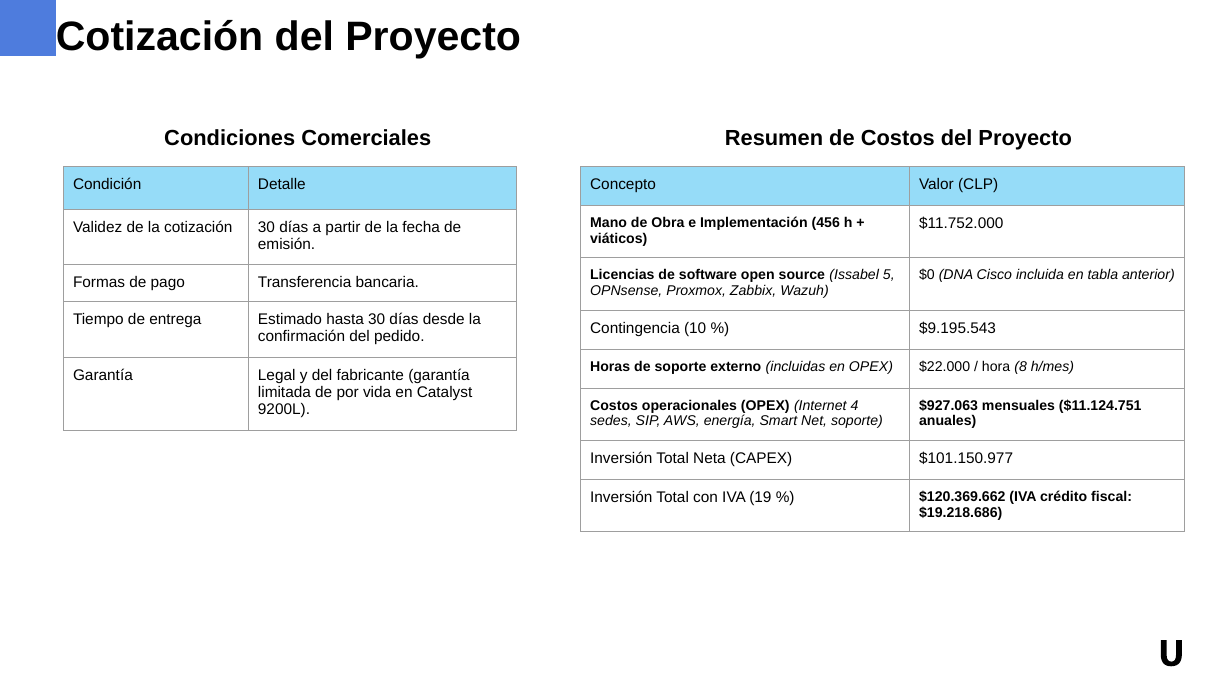
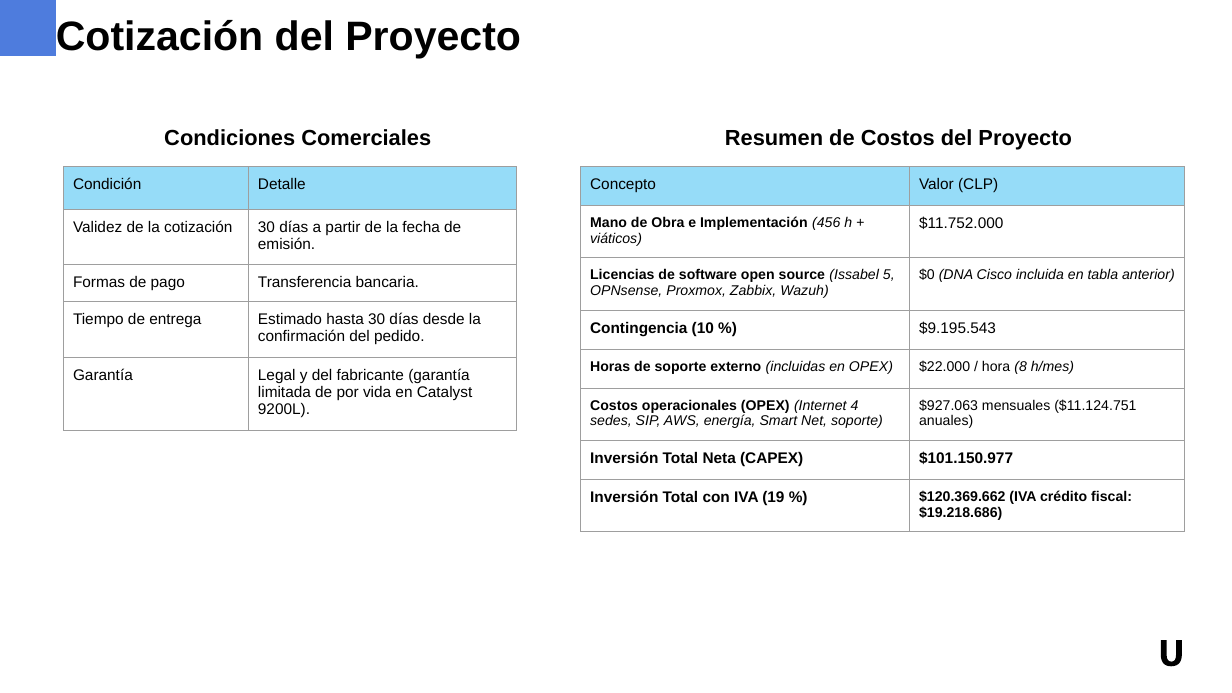
Before and after one commit to erickfranciscobasulto-bit/Proyecto-de-titulo, a slide deck: slide 35 of Presentacion_Final_Agroprodel.pptx. Drawn at 1232x693 pixels with LibreOffice and Linux fonts; fonts in the diff are those of the drawing; background and template pictures are left out. Boxes give left, top, right and bottom in pixels: in the first picture for what was removed or moved away, otherwise in the second. Text is boxed around its words. In the diff, an @@ line names an element or a change of style, - is before the commit and + after.

```diff
--- a/Presentacion_Final_Agroprodel.pptx
+++ b/Presentacion_Final_Agroprodel.pptx
@@ table at [581,166,1186,524] @@
@@ bold off in "(456 h + viáticos)", "$927.063 mensuales ($11.124.751 anuales)" @@
@@ italic on in "(456 h + viáticos)" @@
@@ bold on in "Contingencia (10 %)", "Inversión Total Neta (CAPEX)", "$101.150.977", "Inversión Total con IVA (19 %)" @@
```
